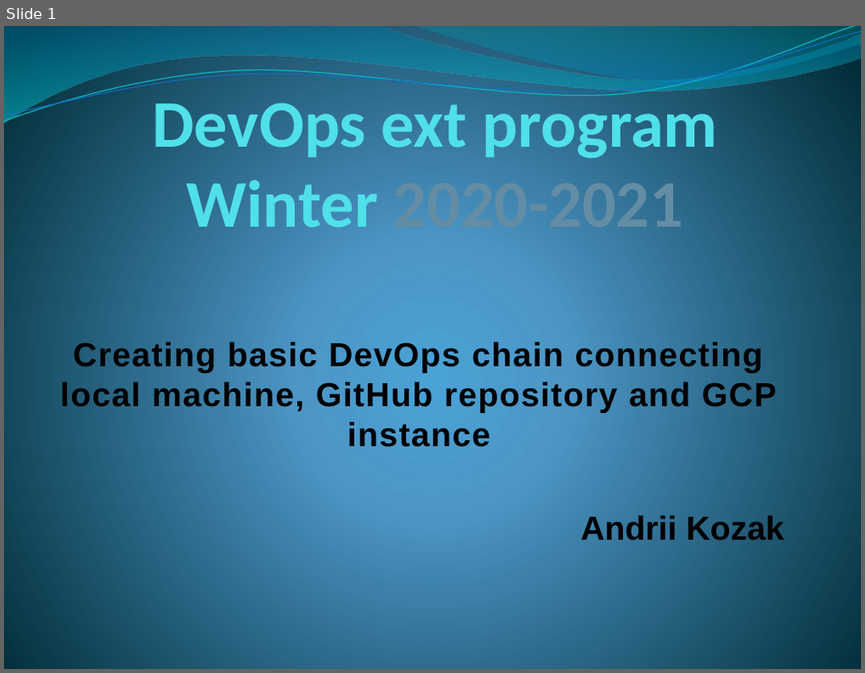
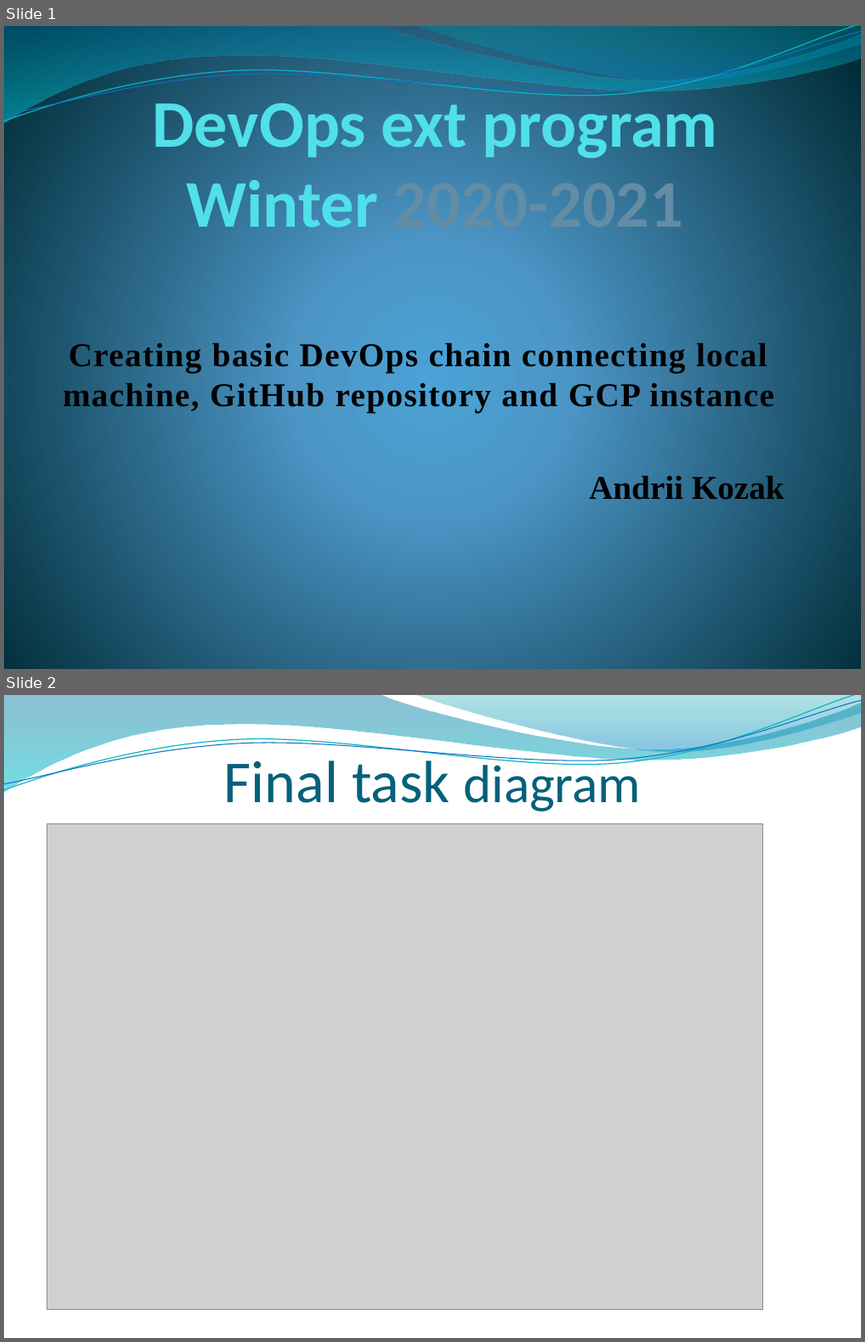
Before and after one commit to KozakAG/myProject, a slide deck: Andrii Kozak Final Task.pptx. Shown one above the other, each under a label of ours: slide 1 before the commit, slides 1 and 2 after it. The pictures are 865x673 and 865x1342 pixels, drawn with LibreOffice and Linux fonts; fonts in the diff are those of the drawing; grey boxes stand for pictures; background and template pictures are left out. Boxes give left, top, right and bottom in pixels: in the first picture for what was removed or moved away, otherwise in the second. Text is boxed around its words. In the diff, an @@ line names an element or a change of style, - is before the commit and + after.

Commit message:
change file Final Task.pptx

```diff
--- a/Andrii Kozak Final Task.pptx
+++ b/Andrii Kozak Final Task.pptx
@@ slide 2 added at <box>4,695,861,1338</box>, background picture (left out); not listed: 4 template elements that a slide beside it also shows @@
@@ title added at <box>224,753,641,811</box>, 50 pt, text #04617B @@
+Final task diagram
@@ picture added at <box>46,823,762,1310</box> @@
@@ slide 1 changed as well @@
@@ subtitle "Creating basic DevOps chain connecting ..." at <box>63,342,784,499</box>: font Arial to Times New Roman @@
```
Also in this commit, not shown: 2 other slides changed, 15 other slides added, 55 other files.
